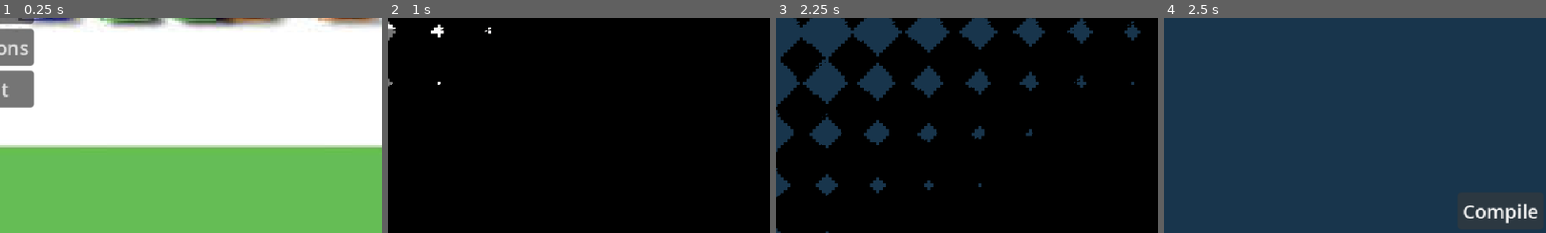
Above: before the commit, frames 1-4 (left to right).
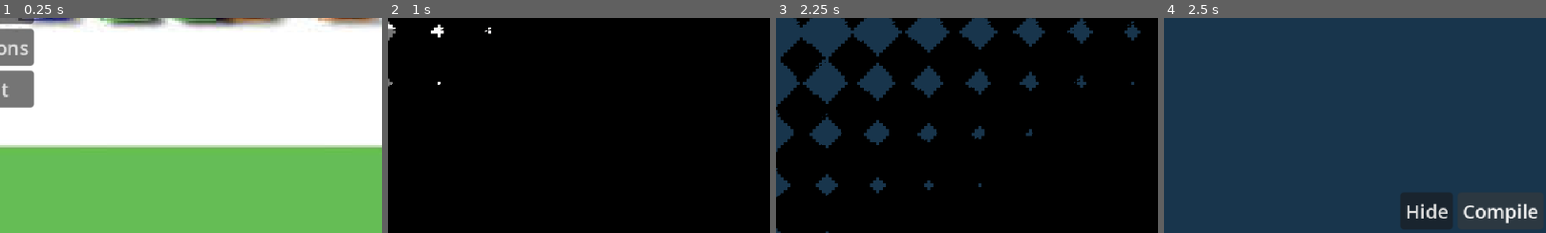
Above: after the commit, the same moments.

Repository: Chebrbober/nightmare-protocol
Game: Godot game, scene res://scenes/main_menu.tscn
The game is run twice, just before and just after one commit, with the same random seed, the same clock (stepped at 60 frames per second) and the same inputs.
Inputs:
- Up to frame 1 (0.25 s): no input
- Up to frame 2 (1 s): click "Start" at 0.5 s
- Up to frame 3 (2.25 s): click "Start" at 1.25 s; click "Compile" at 2 s
- Up to frame 4 (2.5 s): no input
The pictures show only the part of the screen within x 50-100%, y 50-100%; the shares and areas given below are measured in that part.

Frames 1-3 are identical in both runs. In frame 4, 2.2% of the frame differs, in the area x 62-76%, y 81-99%.

Commit message:
Add hide button in the game to hide/show properties
cool

Diff:
--- a/scenes/game.tscn
+++ b/scenes/game.tscn
@@ -85,7 +85,18 @@
 size_flags_vertical = 0
 text = "Exit"
 
-[node name="Compile" type="Button" parent="MarginContainer" unique_id=933902950]
+[node name="HBoxContainer2" type="HBoxContainer" parent="MarginContainer" unique_id=449917444]
+layout_mode = 2
+size_flags_horizontal = 8
+size_flags_vertical = 8
+
+[node name="Hide" type="Button" parent="MarginContainer/HBoxContainer2" unique_id=412296332]
+unique_name_in_owner = true
+layout_mode = 2
+size_flags_horizontal = 4
+text = "Hide"
+
+[node name="Compile" type="Button" parent="MarginContainer/HBoxContainer2" unique_id=933902950]
 layout_mode = 2
 size_flags_horizontal = 8
 size_flags_vertical = 8
@@ -139,4 +150,5 @@
 
 [connection signal="input_event" from="SpawnArea" to="." method="_on_spawn_area_input_event"]
 [connection signal="pressed" from="MarginContainer/HBoxContainer/Exit" to="." method="_on_exit_pressed"]
-[connection signal="pressed" from="MarginContainer/Compile" to="." method="_on_compile_pressed"]
+[connection signal="pressed" from="MarginContainer/HBoxContainer2/Hide" to="." method="_on_hide_pressed"]
+[connection signal="pressed" from="MarginContainer/HBoxContainer2/Compile" to="." method="_on_compile_pressed"]
--- a/scripts/game.gd
+++ b/scripts/game.gd
@@ -3,6 +3,7 @@
 @export_dir var path_to_object_resources = "res://resources/objects/"
 @export_dir var path_to_property_resources = "res://resources/properties/"
 @onready var attribute_button: AttributeButton = %AttributeButton
+@onready var hide_button: Button = %Hide
 @onready var spawn_area: Area2D = $SpawnArea
 @onready var collision_shape: CollisionShape2D = $SpawnArea/CollisionShape2D
 @onready var task_node: Control = $MarginContainer/Task
@@ -236,3 +237,20 @@
 	var text = task_generator.generate(object_list, property_list)
 	task_node.set_task(text["text"])
 	pure_tags = text["tags"]
+
+
+func _on_hide_pressed() -> void:
+	if properties_container.visible:
+		properties_container.hide()
+		for property in properties_container.get_children():
+			if property in spawned_properties:
+				property.hide()
+				property.process_mode = Node.PROCESS_MODE_DISABLED
+		hide_button.text = "Show"
+	else:
+		properties_container.show()
+		for property in properties_container.get_children():
+			if property in spawned_properties:
+				property.show()
+				property.process_mode = Node.PROCESS_MODE_INHERIT
+		hide_button.text = "Hide"
--- a/scripts/property_scripts/electrical_velocity.gd
+++ b/scripts/property_scripts/electrical_velocity.gd
@@ -1,7 +1,7 @@
 class_name ElectricalVelocityProperty
 extends Node
 
-@export_range(0, 1000000) var power: float = 1000.0
+@export_range(0, 100) var power: float = 50.0
 @export_range(0, 360) var angle: float = 0.0
 
 
@@ -19,3 +19,7 @@
 
 	var dir_vector = Vector2.RIGHT.rotated(deg_to_rad(angle))
 	body.apply_central_force(dir_vector * power)
+
+	var max_speed = power
+	if body.linear_velocity.length() > max_speed:
+		body.linear_velocity = body.linear_velocity.normalized() * max_speed
